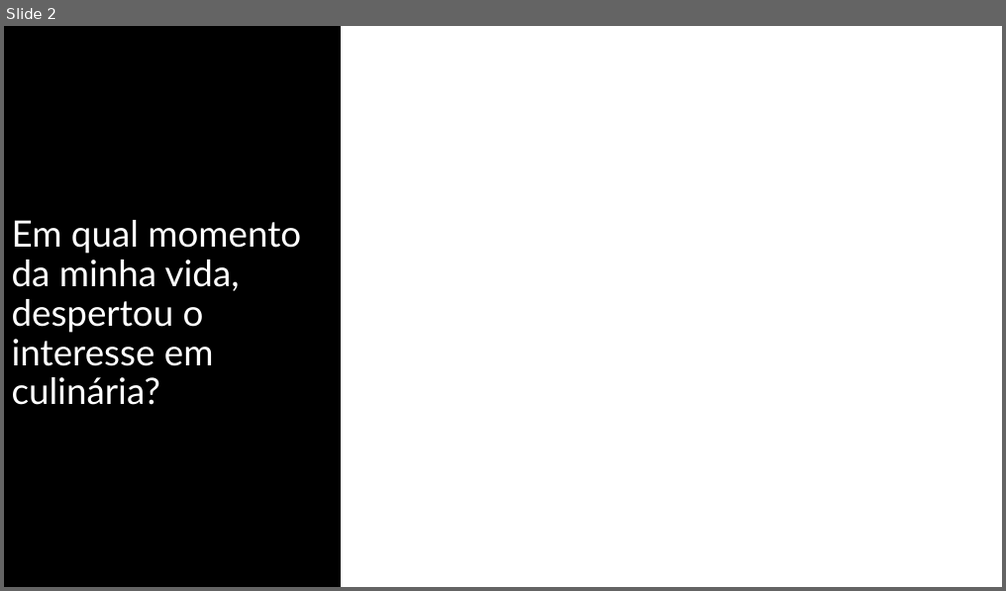
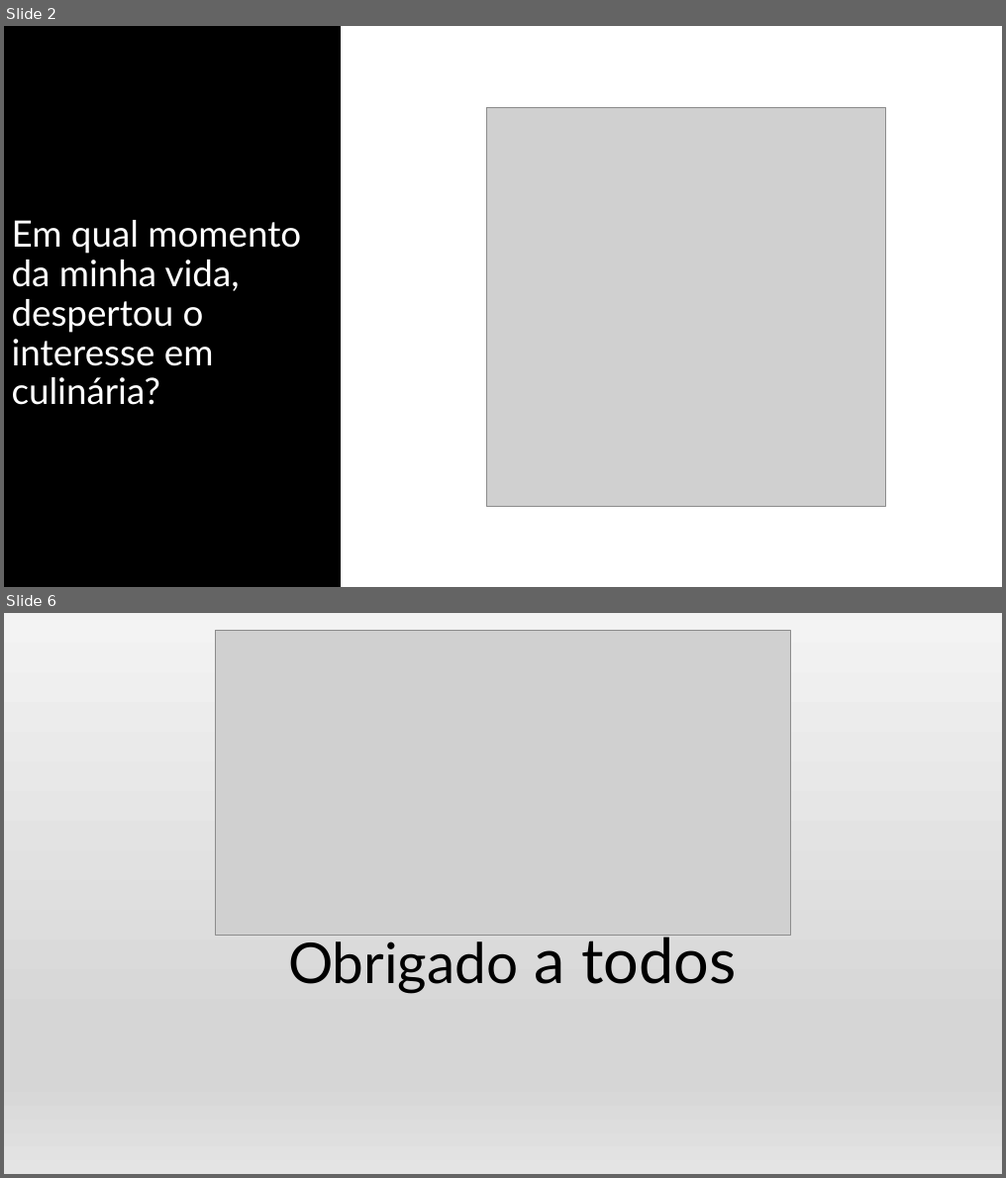
Before and after one commit to Yuri-Cruz/Chef-Help-Site-Projeto-Individual-, a slide deck: Documentação/Apresentação.pptx. Shown one above the other, each under a label of ours: slide 2 before the commit, slides 2 and 6 after it; the slides between them are not shown. The pictures are 1006x591 and 1006x1178 pixels, drawn with LibreOffice and Linux fonts; fonts in the diff are those of the drawing; grey boxes stand for pictures. Boxes give left, top, right and bottom in pixels: in the first picture for what was removed or moved away, otherwise in the second. Text is boxed around its words. In the diff, an @@ line names an element or a change of style, - is before the commit and + after.

```diff
--- a/Documentação/Apresentação.pptx
+++ b/Documentação/Apresentação.pptx
@@ slide 6 added at <box>4,613,1002,1174</box>, background gradient #F3F3F3 to #D7D7D7 to #E4E4E4 @@
@@ picture added at <box>216,630,791,936</box> @@
@@ text added at <box>288,935,736,993</box>, 54 pt, text #000000 @@
+Obrigado a todos
@@ slide 2 changed as well @@
@@ picture added at <box>487,107,886,506</box> @@
```
Also in this commit, not shown: 1 other slide changed, 3 other slides added, 20 other files.
